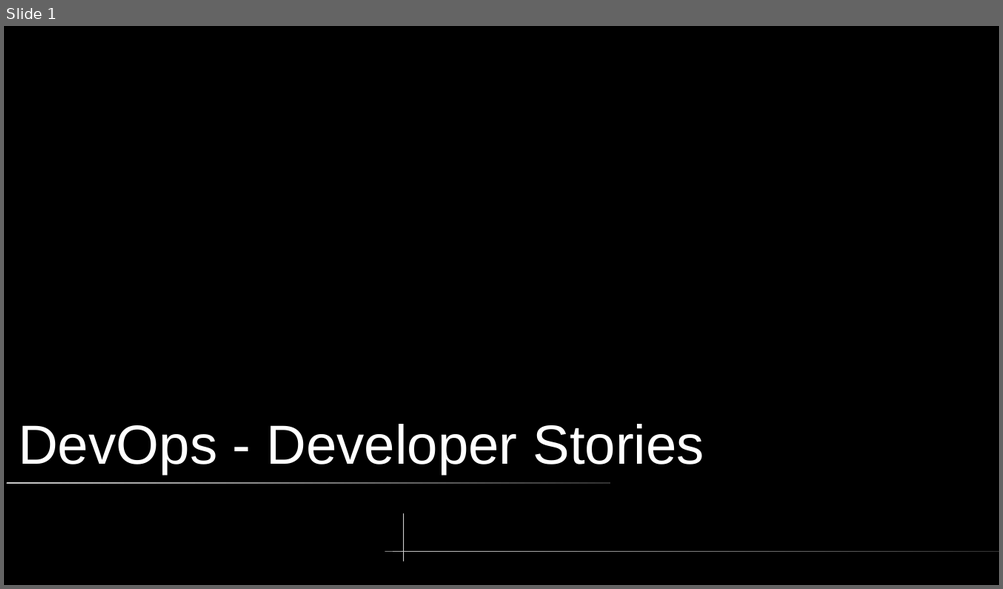
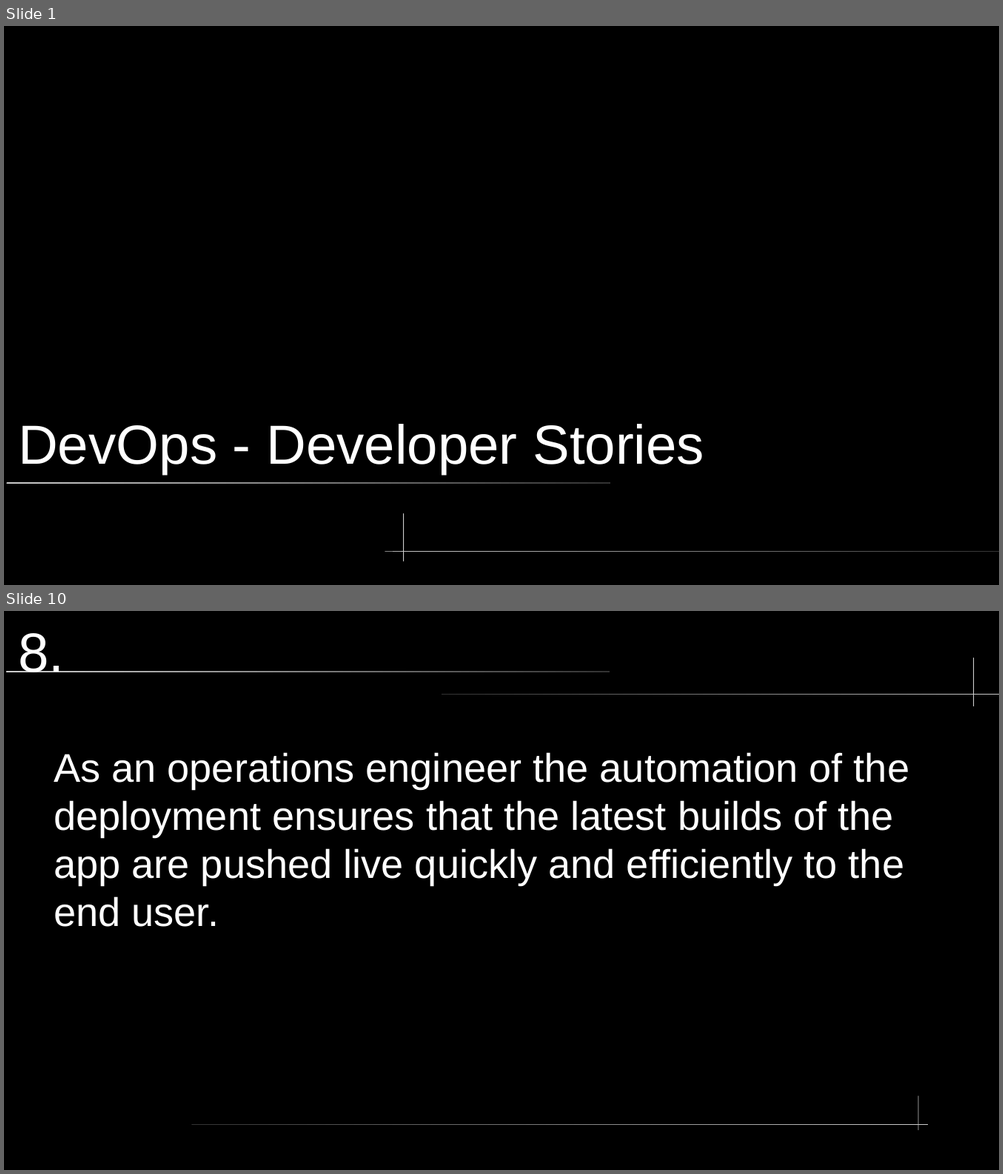
Before and after one commit to somewun/adt-devops, a slide deck: topic-02/Developer Stories.pptx. Shown one above the other, each under a label of ours: slide 1 before the commit, slides 1 and 10 after it; the slides between them are not shown. The pictures are 1003x589 and 1003x1174 pixels, drawn with LibreOffice and Linux fonts; fonts in the diff are those of the drawing. Boxes give left, top, right and bottom in pixels: in the first picture for what was removed or moved away, otherwise in the second. Text is boxed around its words. In the diff, an @@ line names an element or a change of style, - is before the commit and + after.

Commit message:
Update to presentation pages

```diff
--- a/topic-02/Developer Stories.pptx
+++ b/topic-02/Developer Stories.pptx
@@ slide 10 added at [4, 611, 999, 1170], background #000000 @@
@@ title added at [18, 633, 64, 672], 44 pt, text #FFFFFF @@
+8.
@@ rounded rectangle added at [5, 670, 609, 672], fill gradient #CCCCCC to #333333 @@
@@ freeform shape added at [973, 658, 974, 706], fill #CCCCCC @@
@@ rounded rectangle added at [442, 694, 999, 695], fill gradient #333333 to #CCCCCC @@
@@ text added at [54, 752, 909, 927], 32 pt, text #FFFFFF @@
+As an operations engineer the automation of the deployment ensures that the latest builds of the app are pushed live quickly and efficiently to the end user.
@@ freeform shape added at [918, 1096, 919, 1130], fill #CCCCCC @@
@@ rounded rectangle added at [192, 1125, 928, 1125], fill gradient #333333 to #CCCCCC @@
```
Also in this commit, not shown: 8 other slides added, 8 slides removed, 1 other file.
